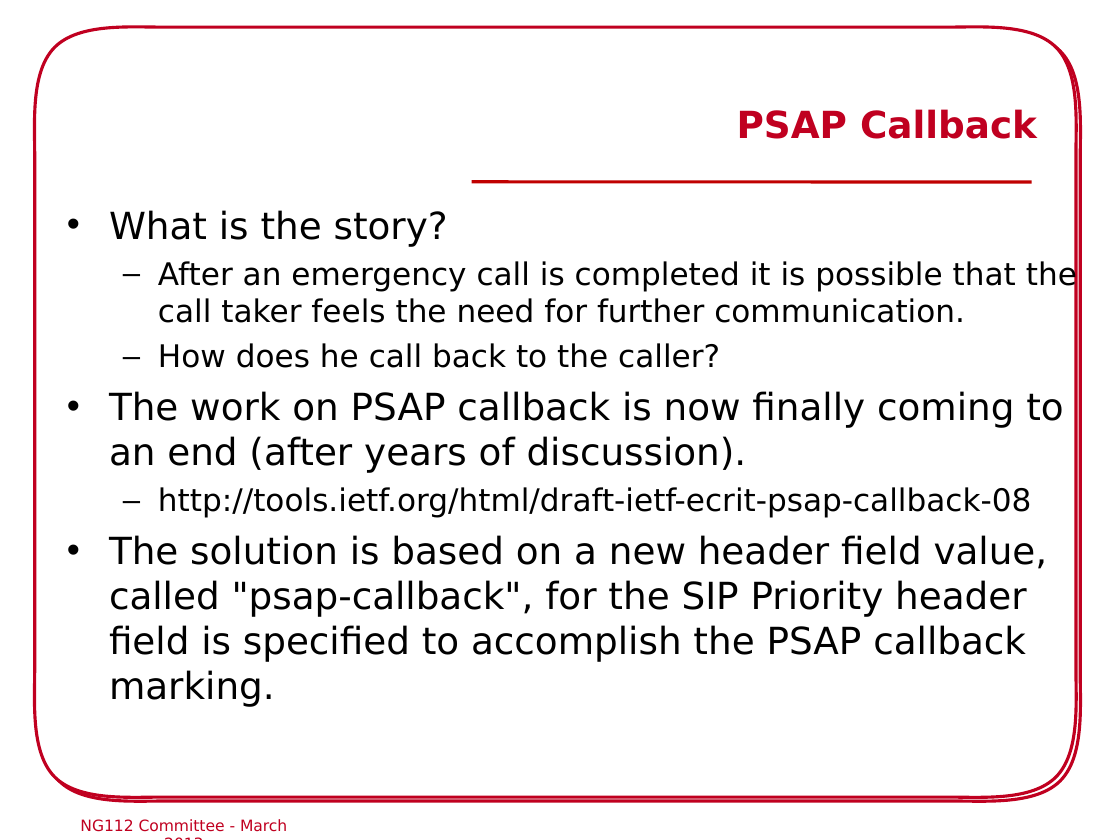
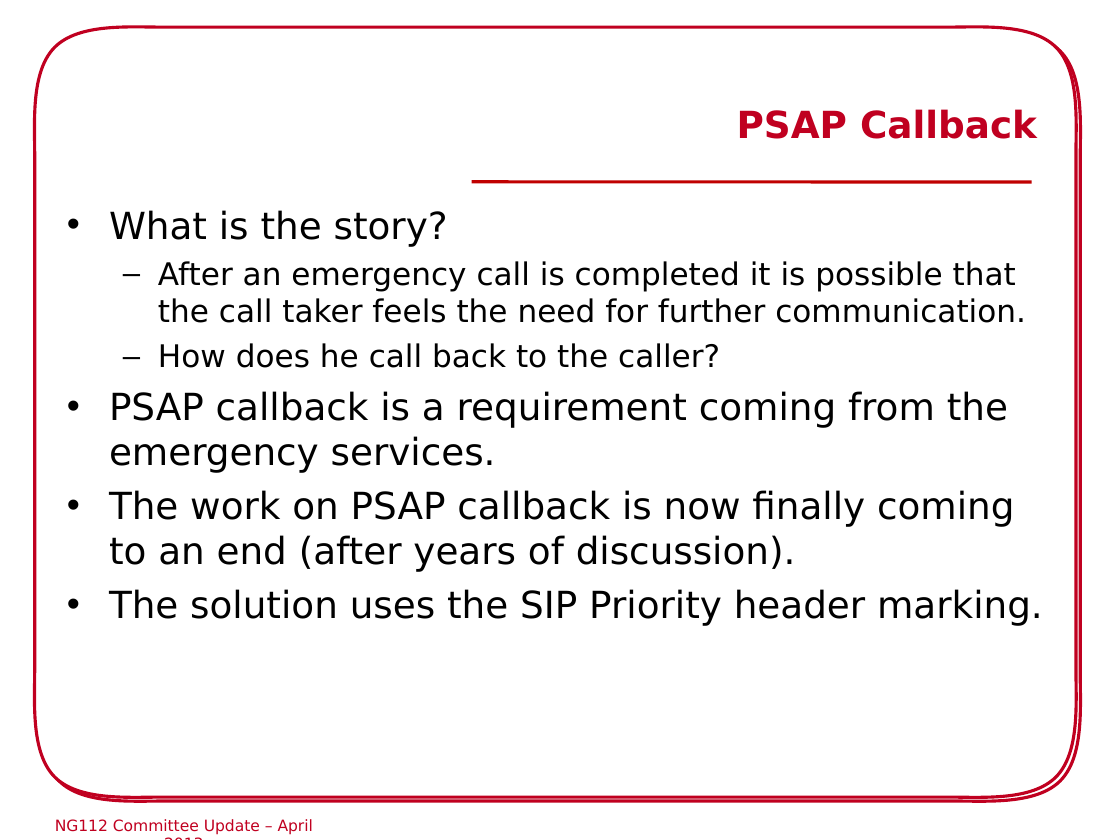
Before and after one commit to hannestschofenig/tschofenig-ids, a slide deck: slide 12 of eena-workshop-riga2013/NG112_Commitee_Riga.ppt. Drawn at 1120x840 pixels with LibreOffice and Linux fonts; fonts in the diff are those of the drawing; background and template pictures are left out. Boxes give left, top, right and bottom in pixels: in the first picture for what was removed or moved away, otherwise in the second. Text is boxed around its words. In the diff, an @@ line names an element or a change of style, - is before the commit and + after.

```diff
--- a/eena-workshop-riga2013/NG112_Commitee_Riga.ppt
+++ b/eena-workshop-riga2013/NG112_Commitee_Riga.ppt
@@ text at bbox=[109, 391, 1008, 473]: paragraph added @@
+• PSAP callback is a requirement coming from the emergency services.
@@ text at bbox=[109, 589, 1043, 626]: text changed @@
-  – http://tools.ietf.org/html/draft-ietf-ecrit-psap-callback-08
-• The solution is based on a new header field value, called "psap-callback", for the SIP Priority header field is specified to accomplish the PSAP callback marking.
+• The solution uses the SIP Priority header marking.
@@ text at bbox=[55, 819, 313, 835]: text changed @@
-NG112 Committee - March 2013
+NG112 Committee Update – April 2013
```
Also in this commit, not shown: 15 other slides changed, 3 slides added, 2 slides removed.
